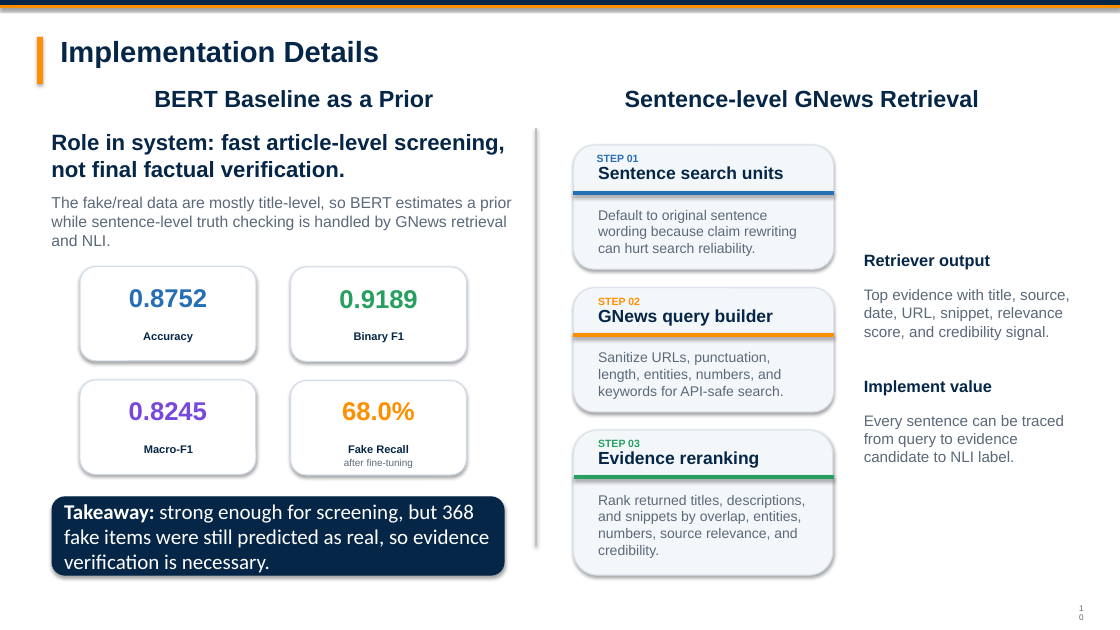
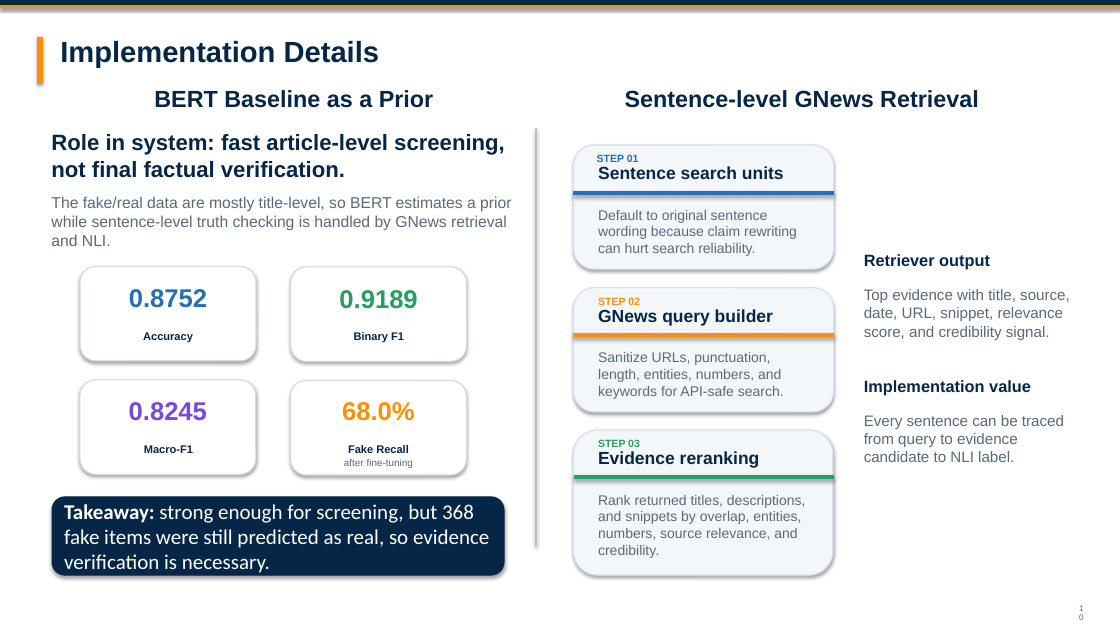
Before and after one commit to YuchenSun1112/Fake-News-Detection-and-Analysis-System-for-Online-News-and-Social-Media, a slide deck: slide 10 of submission/slides.pptx. Drawn at 1120x630 pixels with LibreOffice and Linux fonts; fonts in the diff are those of the drawing. Boxes give left, top, right and bottom in pixels: in the first picture for what was removed or moved away, otherwise in the second. Text is boxed around its words. In the diff, an @@ line names an element or a change of style, - is before the commit and + after.

```diff
--- a/submission/slides.pptx
+++ b/submission/slides.pptx
@@ text at <box>864,380,1031,395</box>: text changed @@
-Implement value
+Implementation value
```
Also in this commit, not shown: 3 other slides changed, 1 slide added, 31 other files.
